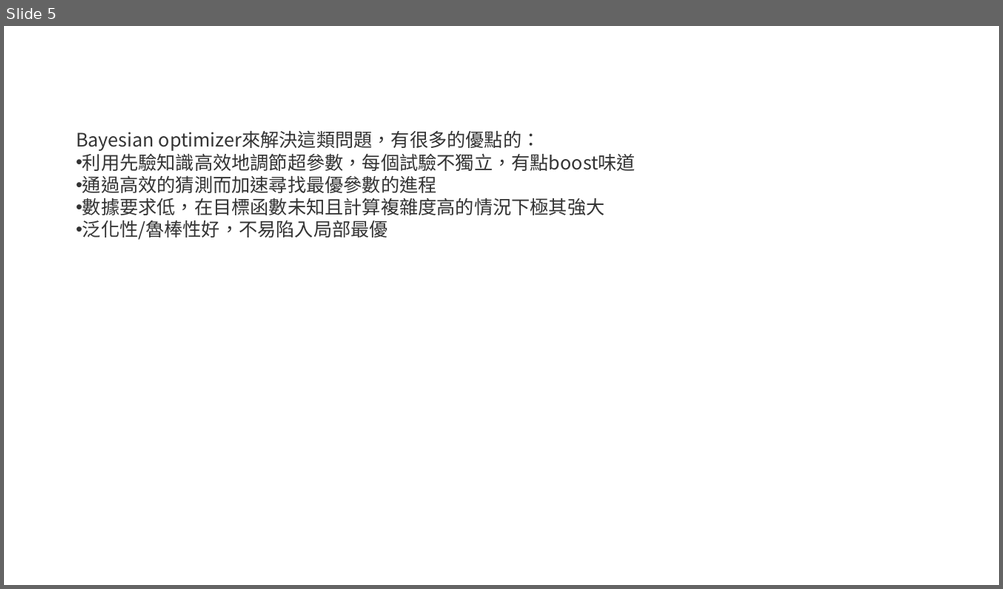
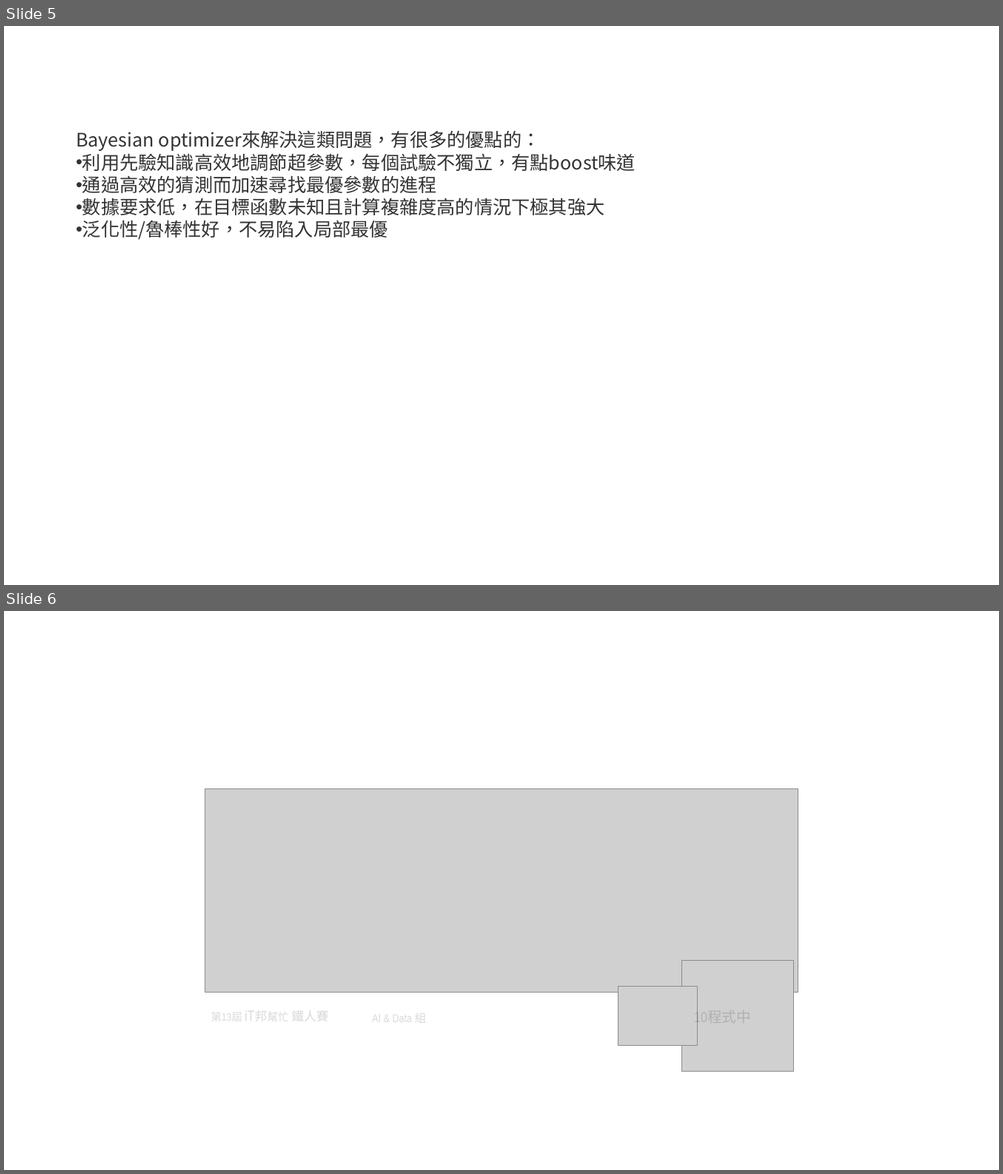
Before and after one commit to andy6804tw/andy6804tw.github.io, a slide deck: _posts/ithome/2021/20.Auto-Sklearn/20.Auto-Sklearn.pptx. Shown one above the other, each under a label of ours: slide 5 before the commit, slides 5 and 6 after it. The pictures are 1003x589 and 1003x1174 pixels, drawn with LibreOffice and Linux fonts; fonts in the diff are those of the drawing; grey boxes stand for pictures. Boxes give left, top, right and bottom in pixels: in the first picture for what was removed or moved away, otherwise in the second. Text is boxed around its words. In the diff, an @@ line names an element or a change of style, - is before the commit and + after.

```diff
--- a/_posts/ithome/2021/20.Auto-Sklearn/20.Auto-Sklearn.pptx
+++ b/_posts/ithome/2021/20.Auto-Sklearn/20.Auto-Sklearn.pptx
@@ slide 6 added at box(4, 611, 999, 1170), background #FFFFFF @@
@@ picture added at box(205, 789, 798, 993) @@
@@ group added at box(210, 960, 794, 1072): 3 texts, 2 pictures @@
+第13屆 iT邦幫忙 鐵人賽
+AI & Data 組
+10程式中
```
Also in this commit, not shown: 4 other slides added, 7 other files.
